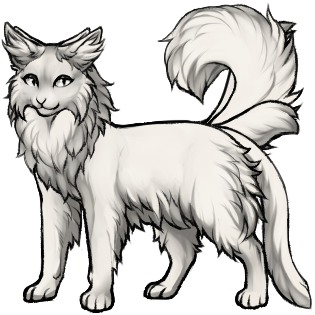
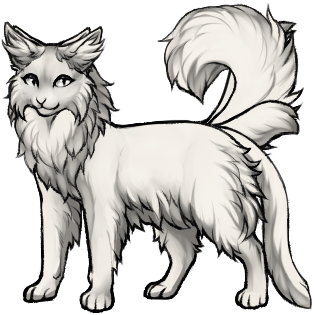
Layers edited between the first and the second 315 × 315 image:
painted on "свет" (1st of 18, in "Уши" › "длинные") over [12, 24, 91, 65]
painted on "[красить]" (1st of 18, in "Уши" › "длинные") over [12, 24, 92, 71]
painted on "свет" (2nd of 18, in "Уши" › "торчком пушистые") over [25, 58, 77, 69]
painted on "тень" (2nd of 18, in "Уши" › "торчком пушистые") over [19, 29, 92, 86]
painted on "[красить]" (2nd of 18, in "Уши" › "торчком пушистые") over [12, 26, 92, 77]
showed group "торчком обычные" (4 layers) over [12, 24, 92, 86]
painted on "тень" (3rd of 18, in "Уши" › "торчком обычные") over [19, 29, 92, 86]
painted on "[красить]" (3rd of 18, in "Уши" › "торчком обычные") over [13, 26, 89, 73]
showed group "повисшие" (4 layers) over [19, 58, 92, 81]
painted on "тень" (4th of 18, in "Уши" › "повисшие") over [25, 58, 92, 71]
painted on "[красить]" (4th of 18, in "Уши" › "повисшие") over [24, 58, 90, 76]
painted on "тень" (5th of 18, in "Глаза" › "лисьи") over [29, 81, 75, 89]
painted on "[красить]" (5th of 18, in "Глаза" › "лисьи") over [26, 77, 73, 89]
showed "с ресницами" over [19, 64, 79, 89]
painted on "тень" (7th of 18, in "Щёки" › "пушистые") over [19, 72, 90, 89]
painted on "[красить]" (7th of 18, in "Щёки" › "пушистые") over [19, 66, 92, 89]
painted on "свет" (8th of 18, in "Голова") over [19, 58, 91, 89]
painted on "тень" (8th of 18, in "Голова") over [19, 58, 90, 89]
painted on "[красить]" (8th of 18, in "Голова") over [19, 58, 90, 89]
painted on "тень" (9th of 18, in "Грудь Шея Грива" › "пышная") over [19, 58, 88, 89]
painted on "тень" (10th of 18, in "Грудь Шея Грива" › "обычная") over [19, 59, 92, 89]
painted on "[красить]" (10th of 18, in "Грудь Шея Грива" › "обычная") over [20, 58, 92, 89]
painted on "свет" (11th of 18, in "Грудь Шея Грива" › "короткошерстная") over [36, 77, 78, 89]
painted on "[красить]" (11th of 18, in "Грудь Шея Грива" › "короткошерстная") over [33, 67, 91, 89]
…and 3 more changes (3 painted)
